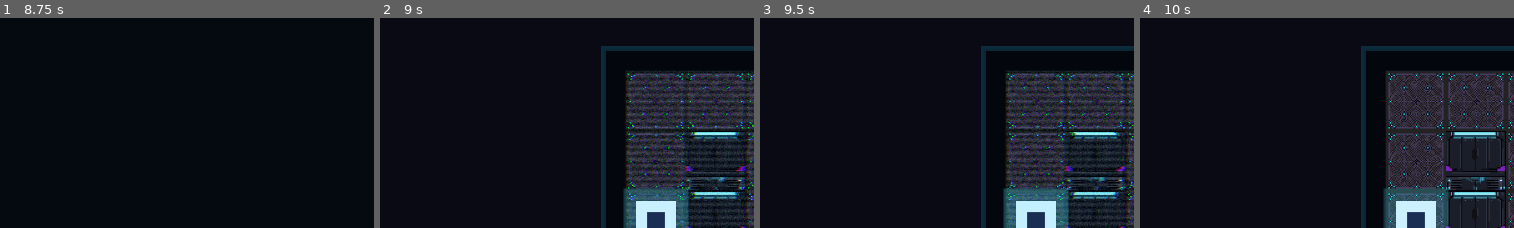
Above: before the commit, frames 1-4 (left to right).
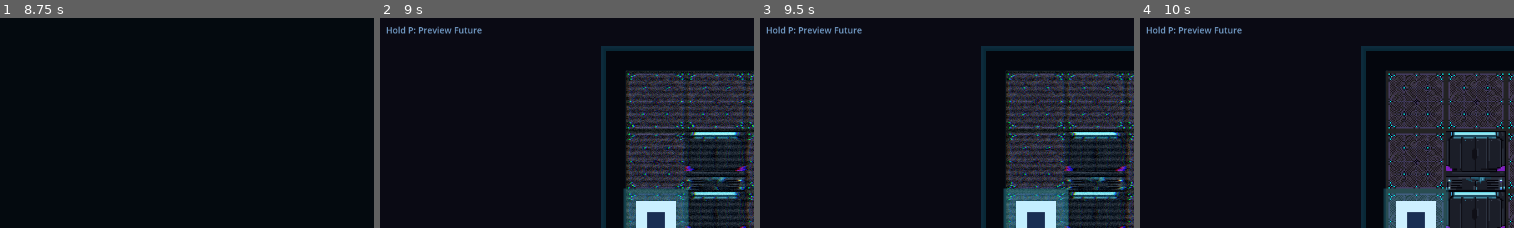
Above: after the commit, the same moments.

Repository: Rivendellspacejam/ChronosSpaceJam
Game: Godot game, scene res://scenes/ui/main_menu.tscn
Two runs of this game, one before a commit and one after it. Both use one fixed random seed, a clock stepped at 60 frames per second and the inputs below.
Inputs (mouse positions are % of the whole screen's width and height, from its top left):
- Up to frame 1 (8.75 s): click "START GAME" at 0.5 s; tap Enter (ui_accept) at 1.25, 1.52, 3.5, 4.52, 5.75, 7.52 s; move the mouse to (76, 46) at 1.27 s; hold D (move_right) 1.28-2 s; hold P (preview_future) 1.28-2 s; click (76, 46) at 1.42 s; drag from (32, 57) to (48, 73) at 2.02 s; move the mouse to (64, 28) at 2.77 s; hold D (move_right) 2.78-3.5 s; hold P (preview_future) 2.78-3.5 s; drag from (48, 73) to (21, 35) at 3.52 s; move the mouse to (85, 67) at 4.27 s; hold A (move_left) 4.28-5 s; hold P (preview_future) 4.28-5 s; tap R (restart) at 5, 8 s; drag from (21, 35) to (37, 25) at 5.02 s; move the mouse to (58, 51) at 5.77 s; hold S (move_down) 5.78-6.5 s; hold P (preview_future) 5.78-6.5 s; click (58, 51) at 5.92 s; drag from (37, 25) to (32, 57) at 6.52 s; move the mouse to (76, 46) at 7.27 s; hold W (move_up) 7.28-8 s; hold P (preview_future) 7.28-8 s; drag from (32, 57) to (48, 73) at 8.02 s
- Up to frame 2 (9 s): tap Enter (ui_accept) at 8.75 s; move the mouse to (64, 28) at 8.77 s; hold S (move_down) from 8.78 s (still down); hold P (preview_future) from 8.78 s (still down)
- Up to frame 3 (9.5 s): keep holding S (move_down); keep holding P (preview_future)
- Up to frame 4 (10 s): release S (move_down) at 9.5 s; release P (preview_future) at 9.5 s; drag from (48, 73) to (21, 35) at 9.52 s
The pictures show only the part of the screen within x 0-50%, y 17-67%; the shares and areas given below are measured in that part.

Frame 1 is identical in both runs. In frame 2, 0.5% of the frame differs, in the area x 1-28%, y 3-8%; in frame 3, 0.5%; in frame 4, 0.5%.

Commit message:
Add future preview hint to HUD

Diff:
--- a/chronos-space-jam/scenes/ui/hud.tscn
+++ b/chronos-space-jam/scenes/ui/hud.tscn
@@ -38,6 +38,12 @@
 theme_override_colors/font_color = Color(0.9, 0.9, 0.95, 1)
 theme_override_font_sizes/font_size = 18
 text = "Time Shifts: 0"
+
+[node name="FutureHintLabel" type="Label" parent="MarginContainer/VBoxContainer"]
+layout_mode = 2
+theme_override_colors/font_color = Color(0.55, 0.75, 0.95, 0.82)
+theme_override_font_sizes/font_size = 14
+text = "Hold P: Preview Future"
 
 [node name="CoinsLabel" type="Label" parent="MarginContainer/VBoxContainer" unique_id=1395135463]
 visible = false
